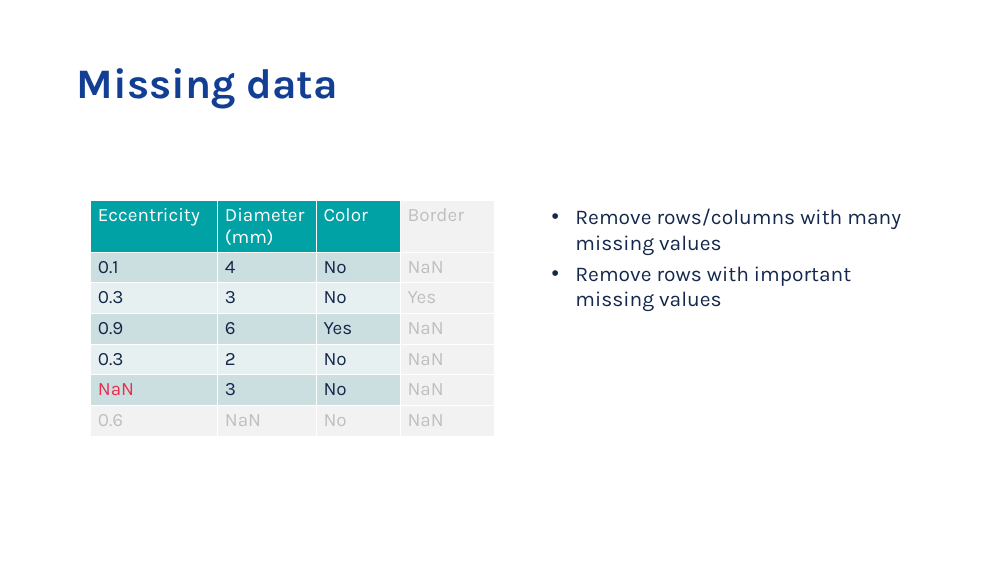
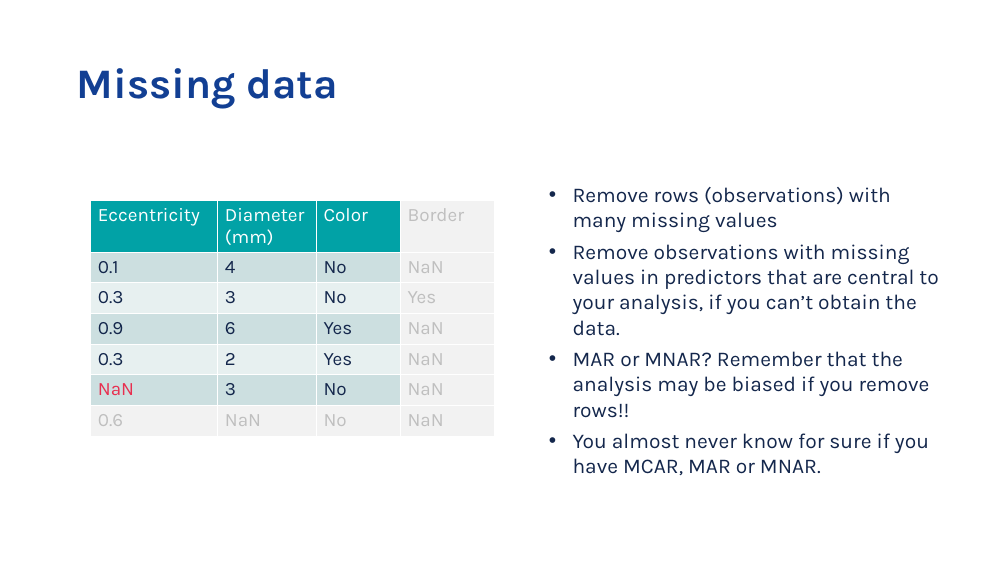
Before and after one commit to vib-training-conferences/machine-learning-and-deep-learning-fundamentals, a slide deck: slide 18 of docs/day-1-session-2-data-preprocessing.pptx (slide 8 before the commit). Drawn at 1008x567 pixels with LibreOffice and Linux fonts; fonts in the diff are those of the drawing; background and template pictures are left out. Boxes give left, top, right and bottom in pixels: in the first picture for what was removed or moved away, otherwise in the second. Text is boxed around its words. In the diff, an @@ line names an element or a change of style, - is before the commit and + after.

```diff
--- a/docs/day-1-session-2-data-preprocessing.pptx
+++ b/docs/day-1-session-2-data-preprocessing.pptx
@@ table at <box>90,200,495,437</box> @@
-row 5, column 3: No
+row 5, column 3: Yes
@@ text at <box>573,187,938,475</box>: text changed @@
-• Remove rows/columns with many missing values
-• Remove rows with important missing values
+• Remove rows (observations) with many missing values
+• Remove observations with missing values in predictors that are central to your analysis, if you can’t obtain the data.
+• MAR or MNAR? Remember that the analysis may be biased if you remove rows!!
+• You almost never know for sure if you have MCAR, MAR or MNAR.
```
Also in this commit, not shown: 6 other slides changed, 20 slides added, 12 slides removed, 13 other files.
